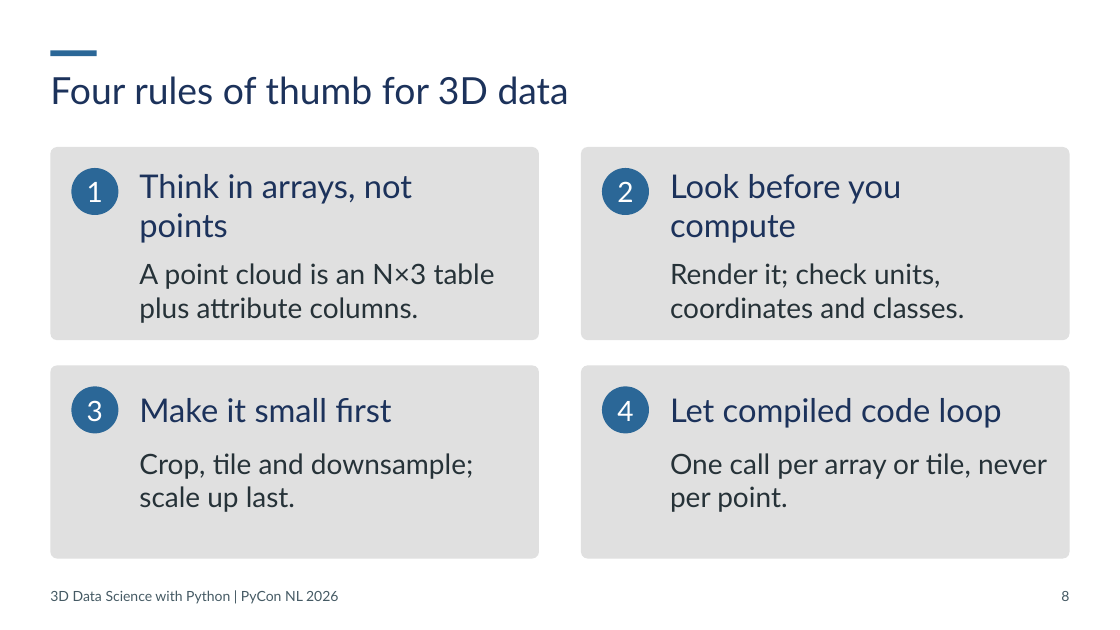
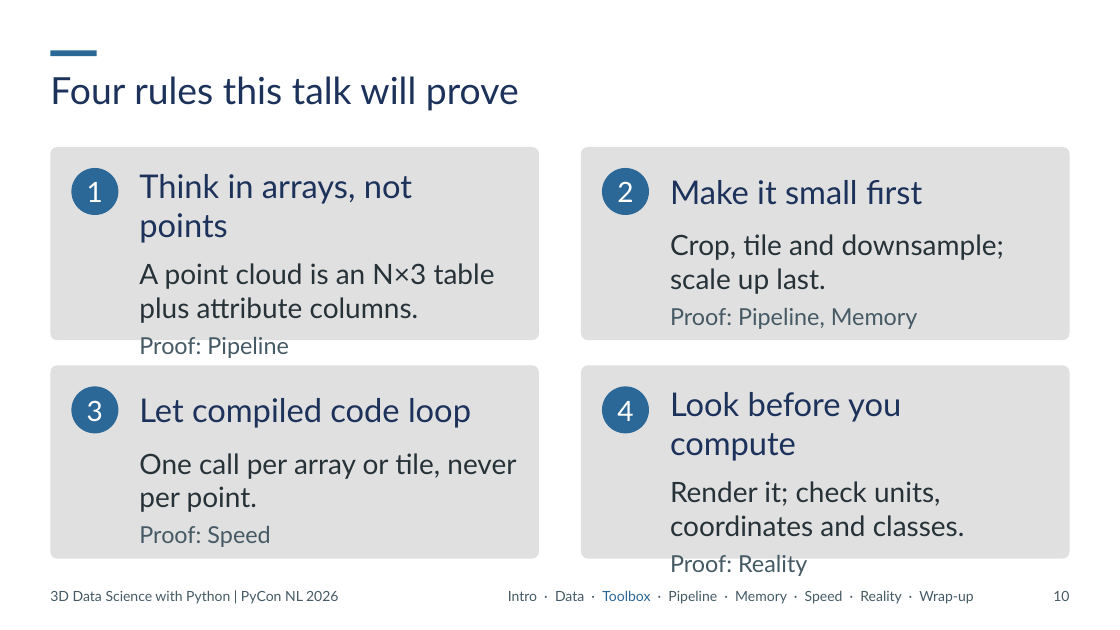
Before and after one commit to Sloppy1999/pycon-nl-2026-3d-data-science, a slide deck: slide 10 of deck/out/20261015_PyCon-NL_3D-Data-Science.pptx (slide 8 before the commit). Drawn at 1120x630 pixels with LibreOffice and Linux fonts; fonts in the diff are those of the drawing. Boxes give left, top, right and bottom in pixels: in the first picture for what was removed or moved away, otherwise in the second. Text is boxed around its words. In the diff, an @@ line names an element or a change of style, - is before the commit and + after.

```diff
--- a/deck/out/20261015_PyCon-NL_3D-Data-Science.pptx
+++ b/deck/out/20261015_PyCon-NL_3D-Data-Science.pptx
@@ title at bbox=[50, 76, 519, 111]: text changed @@
-Four rules of thumb for 3D data
+Four rules this talk will prove
@@ text added at bbox=[670, 180, 922, 205], 28 pt, text #1C325B @@
+Make it small first
@@ text at bbox=[670, 234, 1004, 329]: text changed @@
-Render it; check units, coordinates and classes.
+Crop, tile and downsample; scale up last.
+Proof: Pipeline, Memory
@@ text at bbox=[139, 337, 288, 358]: paragraph added @@
+Proof: Pipeline
@@ text "Look before you": place and size @@
-text "Look before you" at bbox=[670, 174, 901, 243]
+text "Look before you" at bbox=[670, 392, 901, 461]
@@ text at bbox=[139, 398, 471, 428]: text changed @@
-Make it small first
+Let compiled code loop
@@ text removed at bbox=[670, 398, 1002, 428] @@
-Let compiled code loop
@@ text at bbox=[139, 453, 516, 547]: text changed @@
-Crop, tile and downsample; scale up last.
+One call per array or tile, never per point.
+Proof: Speed
@@ text at bbox=[670, 481, 965, 576]: text changed @@
-One call per array or tile, never per point.
+Render it; check units, coordinates and classes.
+Proof: Reality
@@ text added at bbox=[508, 590, 973, 604], 12 pt, text #455A64 @@
+Intro · Data · Toolbox · Pipeline · Memory · Speed · Reality · Wrap-up
@@ page number at bbox=[1053, 591, 1069, 601]: text changed @@
-8
+10
```
Also in this commit, not shown: 32 other slides changed, 7 slides added, 1 slide removed, 27 other files.
